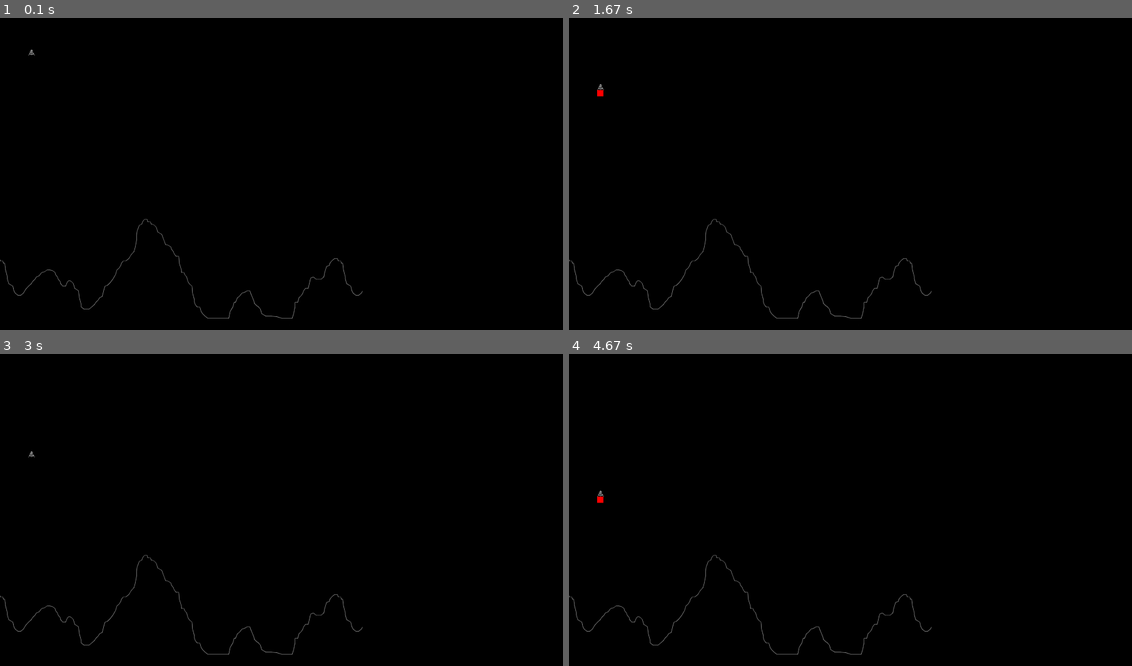
Above: before the commit, frames 1-4 (two rows, left to right).
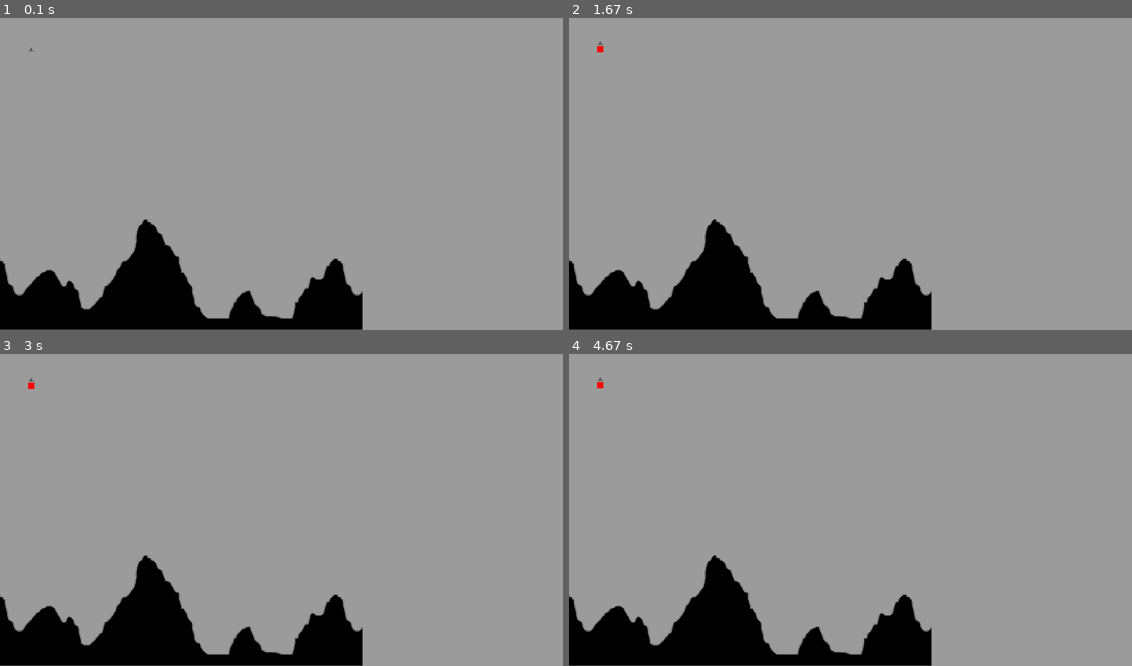
Above: after the commit, the same moments.

Repository: agmui/random_stuff
Game: pygame game, started from LM_game/LM_game.py
Two runs of this game, one before a commit and one after it. Both use one fixed random seed, a clock stepped at 60 frames per second and the inputs below.
Inputs:
- Up to frame 1 (0.1 s): no input
- Up to frame 2 (1.67 s): hold Up 0.33-0.8 s; hold Down 0.83-1.3 s; hold Up from 1.33 s (still down)
- Up to frame 3 (3 s): release Up at 1.8 s; hold Down 1.83-2.3 s; hold Up 2.33-2.8 s; hold Down from 2.83 s (still down)
- Up to frame 4 (4.67 s): release Down at 3.3 s; hold Up 3.33-3.8 s; hold Down 3.83-4.3 s; hold Up from 4.33 s (still down)

The runs differ from the first frame. In frame 1, 91% of the frame differs, in the area x 0-100%, y 0-100%; in frame 2, 91%; in frame 3, 91%; in frame 4, 91%.

Commit message:
made colision.py better

Diff:
--- a/LM_game/LM_game.py
+++ b/LM_game/LM_game.py
@@ -12,23 +12,23 @@
 thrust = 20
 
 
-class Player:#(py.sprite.Sprite):
+class Player:  # (py.sprite.Sprite):
     def __init__(self, fuel):
-        #py.sprite.Sprite.__init__(self)
+        # py.sprite.Sprite.__init__(self)
         self.pos = [100, 100]
         self.angle = 90
         self.v = [0, 100]  # ts
         self.acc = [0, 9.81]  # has to be not negative cuz py window
         self.fuel = fuel
-        self.image = py.image.load(os.path.join("assets", "LM.png")).convert_alpha()
+        self.image = py.image.load(os.path.join("assets", "LM.png"))
         self.mask = py.mask.from_surface(self.image)
-        self.img_player_rect = self.image.get_rect()
-        self.img_player_rect.topleft = (self.pos[0],self.pos[1])
-        #self.rect = self.image.get_rect(center=(self.pos[0], self.pos[1]))
+        # self.img_player_rect = self.image.get_rect()
+        # self.img_player_rect.topleft = (self.pos[0], self.pos[1])
+        # self.rect = self.image.get_rect(center=(self.pos[0], self.pos[1]))
 
     def draw(self, fire_, scale=0.035):
         img = py.transform.rotozoom(self.image, self.angle - 90, scale)
-        GD.blit(img, (self.pos[0] - int(img.get_width() / 2), self.pos[1] - int(img.get_height() / 2)))
+        GD.blit(img, (self.pos[0] - img.get_width() / 2, self.pos[1] - img.get_height() / 2))
         if fire_:
             py.draw.rect(GD, (255, 0, 0), py.Rect(self.pos[0] - 10, self.pos[1] + 10, 20, 20))
 
@@ -53,27 +53,25 @@
         self.acc = [self.acc[0] / 2, 0]
 
 
-class Level:#(py.sprite.Sprite):
+class Level:  # (py.sprite.Sprite):
     def __init__(self):
-        #py.sprite.Sprite.__init__(self)
+        # py.sprite.Sprite.__init__(self)
         self.scale = 0.7
-        self.image = py.image.load(os.path.join("assets", "stage.png")).convert_alpha()
+        self.image = py.image.load(os.path.join("assets", "stage.png"))
         self.mask = py.mask.from_surface(self.image)
         self.pos = 0, GD.get_height() - self.image.get_height() * self.scale
-        self.img_stage_rect = self.image.get_rect()
-        self.img_stage_rect.topleft = (0, self.pos[1])
-        #self.rect = self.image.get_rect(topleft=(0, 102))
+        # self.img_stage_rect = self.image.get_rect()
+        # self.img_stage_rect.topleft = (0, self.pos[1])
+        # self.rect = self.image.get_rect(topleft=(0, 102))
 
     def draw_stage(self):
         img = py.transform.rotozoom(self.image, 0, self.scale)
         GD.blit(img, self.pos)
+        #GD.blit(self.image, self.pos)
 
 
 player = Player(100)
 level = Level()
-#group = py.sprite.GroupSingle()
-#group.add(player)
-
 
 def main():
     global crashed, fire
@@ -88,19 +86,25 @@
                 player.tilt(-2)
             if event.key == py.K_UP:
                 fire = True
-                player.pos[1] -= 1  # ts
+                player.pos[1] -= 1  # ts _______________________________________________
+            if event.key == py.K_DOWN:
+                fire = True
+                player.pos[1] += 1
         if event.type == py.KEYUP:
             if event.key == py.K_UP:
+                player.acc = [0, 9.81]
+                fire = False
+            if event.key == py.K_DOWN:
                 player.acc = [0, 9.81]
                 fire = False
 
         GD.fill((0, 0, 0))  # draw background
 
-        #if py.sprite.spritecollide(level, group, False, collided=py.sprite.collide_mask):
-        offset_x, offset_y = (player.img_player_rect.left - level.img_stage_rect.left), (player.img_player_rect.top - level.img_stage_rect.top)
-        if player.mask.overlap(level.mask, (offset_x, offset_y)) is not None:
+        # if py.sprite.spritecollide(level, group, False, collided=py.sprite.collide_mask):
+        offset = int(player.pos[0] - level.pos[0]), int(player.pos[1] - level.pos[1])
+        if level.mask.overlap(player.mask, offset) is not None:
             player.landed()
-            GD.fill((255, 255, 255))
+            GD.fill((155, 155, 155))
 
         level.draw_stage()
         player.physics()
--- /dev/null
+++ b/pygame_exsamples/help.py
@@ -0,0 +1,52 @@
+import pygame, sys
+
+white, black = (255, 255, 255), (0, 0, 0)
+screen_width, screen_height = 640, 480
+
+pygame.init()
+pygame.display.set_caption('Perfect Collision Detection Example')
+screen = pygame.display.set_mode([screen_width, screen_height])
+clock = pygame.time.Clock()
+
+hexmaze = (r'C:\Users\antho\Documents\GitHub\random_stuff\pygame_exsamples\assets\hexmaze.png')#os.path.join("assets", "hexmaze.png")
+green_alien = (r'C:\Users\antho\Documents\GitHub\random_stuff\pygame_exsamples\assets\green_alien.png')#os.path.join("assets", "green_alien.png")
+myImage = pygame.image.load(hexmaze).convert()
+myImage.set_colorkey(white)
+myOtherImage = pygame.image.load(green_alien).convert()
+myOtherImage.set_colorkey(white)
+
+# creating masks for the images
+myImage_mask = pygame.mask.from_surface(myImage)
+myOtherImage_mask = pygame.mask.from_surface(myOtherImage)
+
+# this is where the images are
+myImage_rect = myImage.get_rect()
+myOtherImage_rect = myOtherImage.get_rect()
+
+myImage_rect.topleft = (0, 115)
+myOtherImage_rect.topleft = (0, 0)
+
+pygame.mouse.set_visible(False)
+
+while True:
+    for event in pygame.event.get():
+        if event.type == pygame.QUIT:
+            pygame.quit()
+            sys.exit()
+
+    myOtherImage_rect.topleft = pygame.mouse.get_pos()
+
+    screen.fill(white)
+    screen.blit(myImage, myImage_rect.topleft)
+    screen.blit(myOtherImage, myOtherImage_rect.topleft)
+
+    # this is where we check for pixel perfect collision
+    # observe the order mask variables are used in calculating offset and in overlap method
+    offset_x, offset_y = (myOtherImage_rect.left - myImage_rect.left), (myOtherImage_rect.top - myImage_rect.top)
+    if (myImage_mask.overlap(myOtherImage_mask, (offset_x, offset_y)) != None):
+        print('Collision Detected!')
+    else:
+        print('None')
+
+    pygame.display.update()
+    clock.tick(20)
